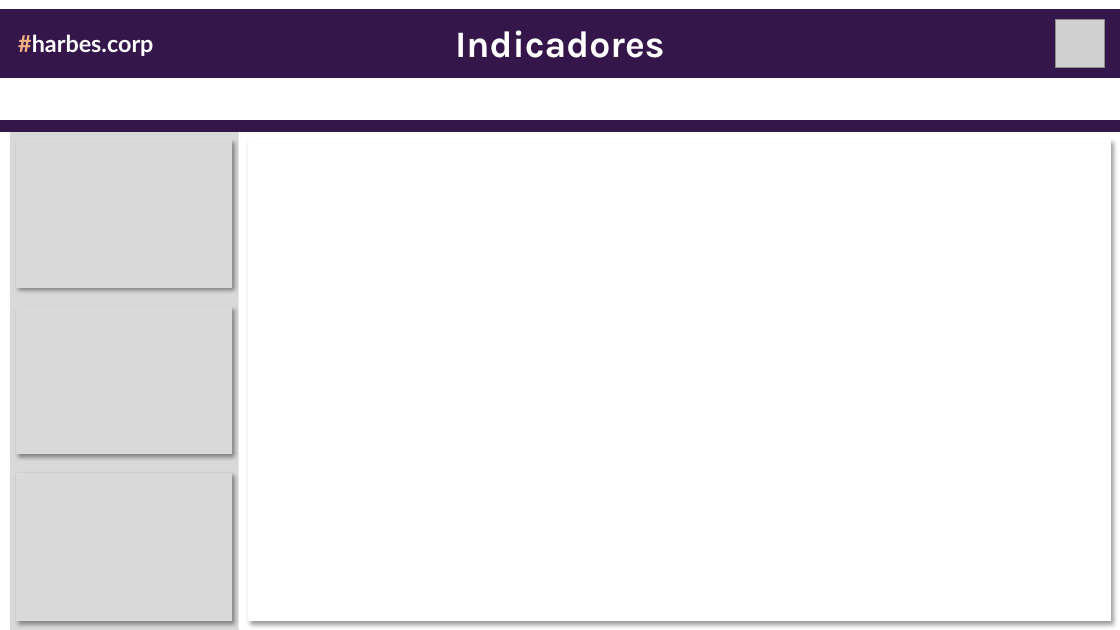
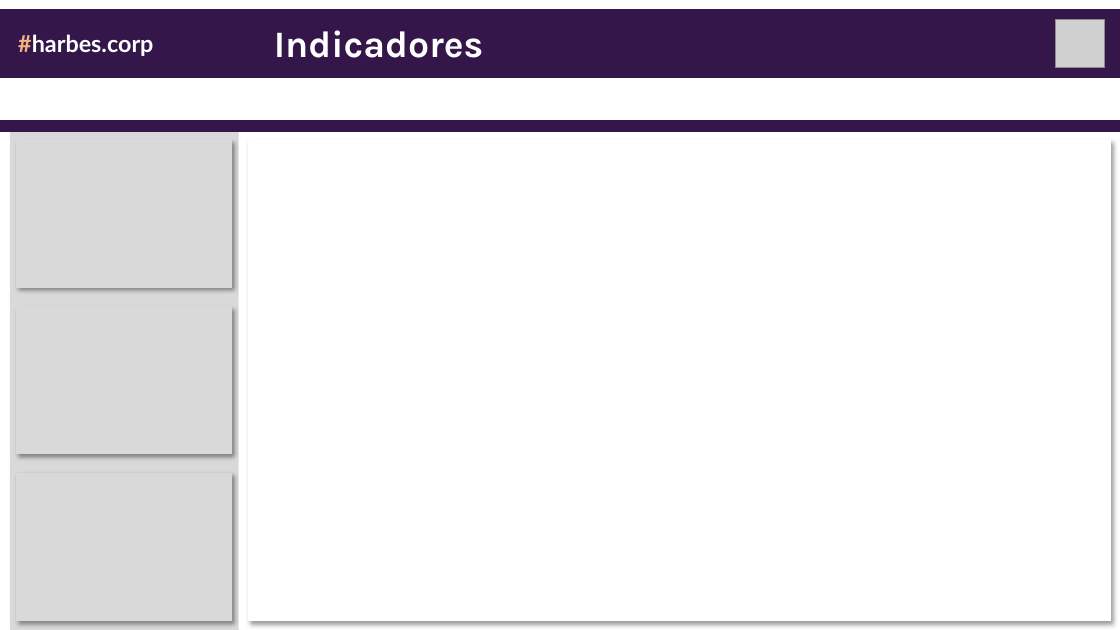
Before and after one commit to jharbes/hashtagPowerBI, a slide deck: slide 3 of 007-criando_relatorios_e_dashboards-parte2/menu_dashboard.pptx. Drawn at 1120x630 pixels with LibreOffice and Linux fonts; fonts in the diff are those of the drawing; grey boxes stand for pictures. Boxes give left, top, right and bottom in pixels: in the first picture for what was removed or moved away, otherwise in the second. Text is boxed around its words. In the diff, an @@ line names an element or a change of style, - is before the commit and + after.

```diff
--- a/007-criando_relatorios_e_dashboards-parte2/menu_dashboard.pptx
+++ b/007-criando_relatorios_e_dashboards-parte2/menu_dashboard.pptx
@@ text "Indicadores": place and size @@
-text "Indicadores" at [455, 30, 665, 58]
+text "Indicadores" at [274, 30, 484, 58]
```
Also in this commit, not shown: 1 other slide changed, 3 other files.
